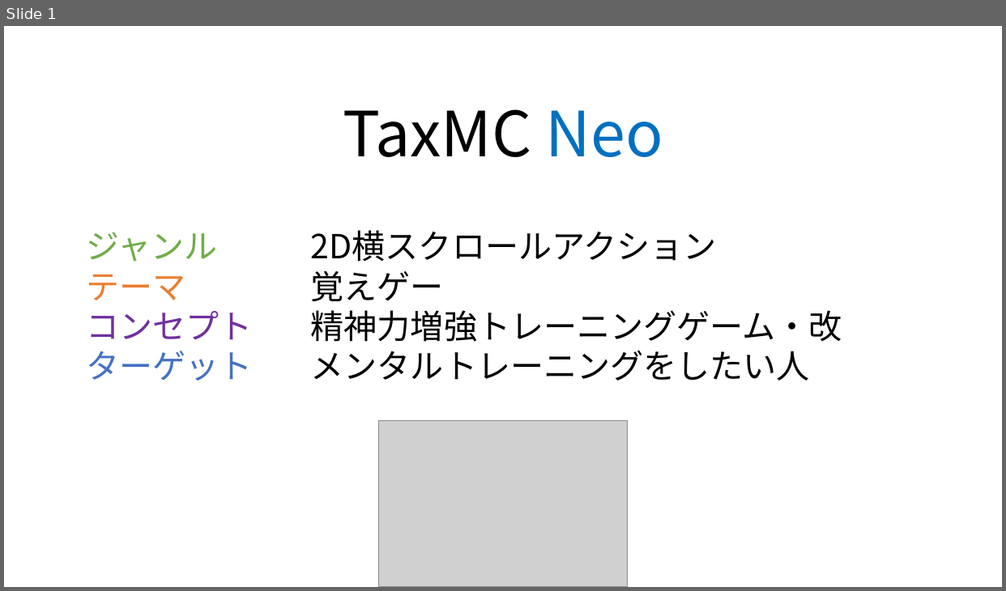
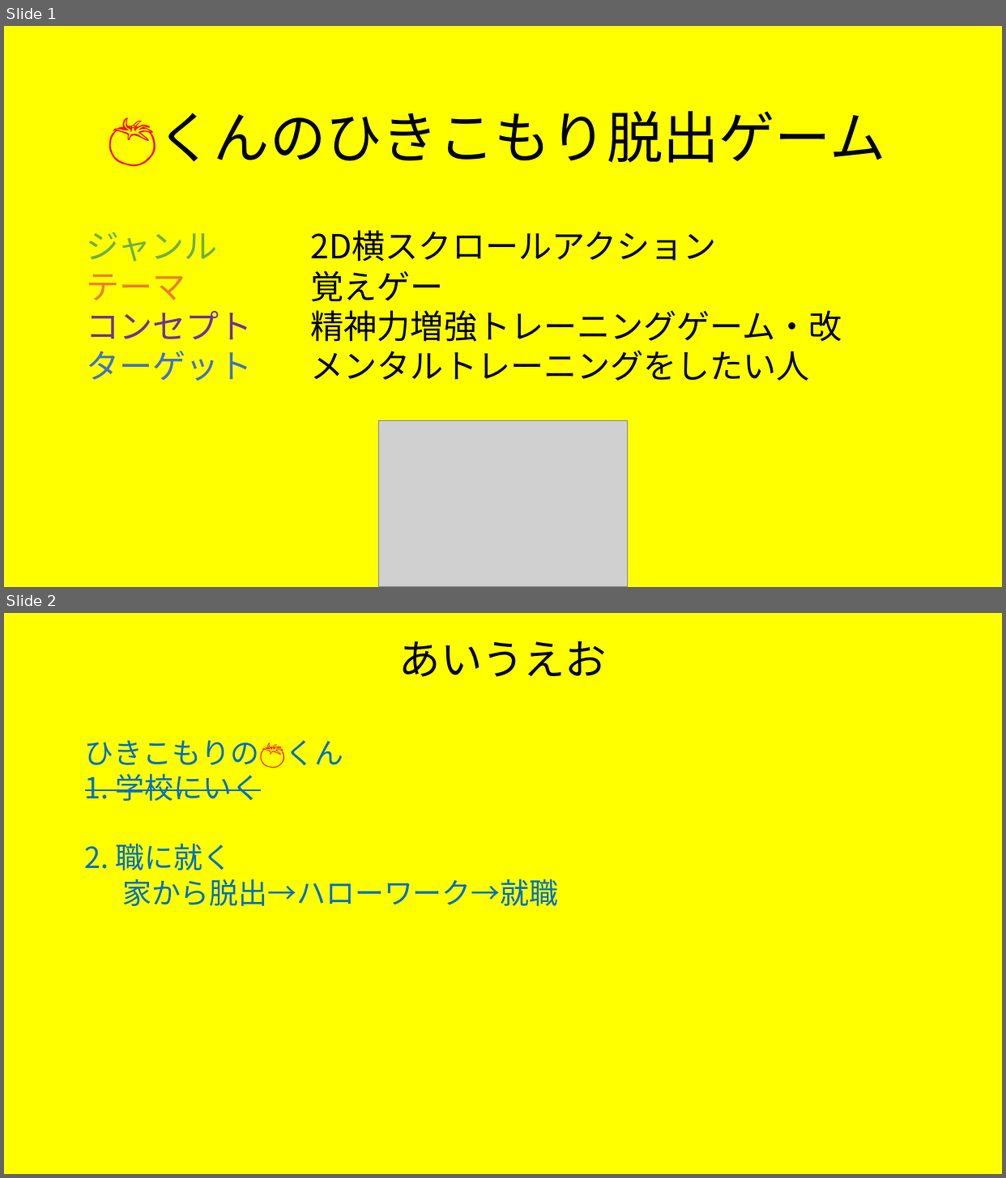
Before and after one commit to trr-n/taxmc-neo, a slide deck: kikaku/taxmcneo_kikakusho.pptx. Shown one above the other, each under a label of ours: slide 1 before the commit, slides 1 and 2 after it. The pictures are 1006x591 and 1006x1178 pixels, drawn with LibreOffice and Linux fonts; fonts in the diff are those of the drawing; grey boxes stand for pictures. Boxes give left, top, right and bottom in pixels: in the first picture for what was removed or moved away, otherwise in the second. Text is boxed around its words. In the diff, an @@ line names an element or a change of style, - is before the commit and + after.

```diff
--- a/kikaku/taxmcneo_kikakusho.pptx
+++ b/kikaku/taxmcneo_kikakusho.pptx
@@ slide 2 added at (4, 613, 1002, 1174), background #FFFF00 @@
@@ text added at (399, 641, 607, 677), 40 pt, text #000000 @@
+あいうえお
@@ text added at (85, 740, 558, 906), 28 pt, text #0070C0 @@
+ひきこもりの🍅くん
+1. 学校にいく
+2. 職に就く
+家から脱出→ハローワーク→就職
@@ slide 1 changed as well @@
@@ background #FFFFFF to #FFFF00 @@
@@ title at (107, 113, 885, 167): text changed; size 60 to 54 pt @@
-TaxMC Neo
+🍅くんのひきこもり脱出ゲーム
```
Also in this commit, not shown: 2 other slides changed, 5 other files.
